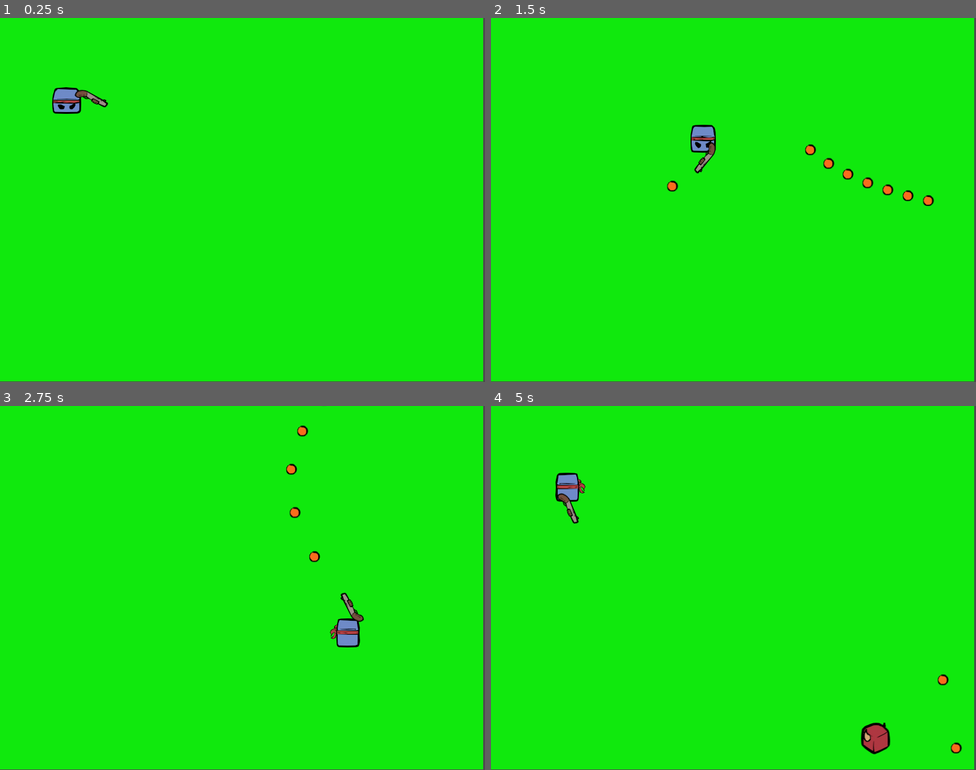
Above: before the commit, frames 1-4 (two rows, left to right).
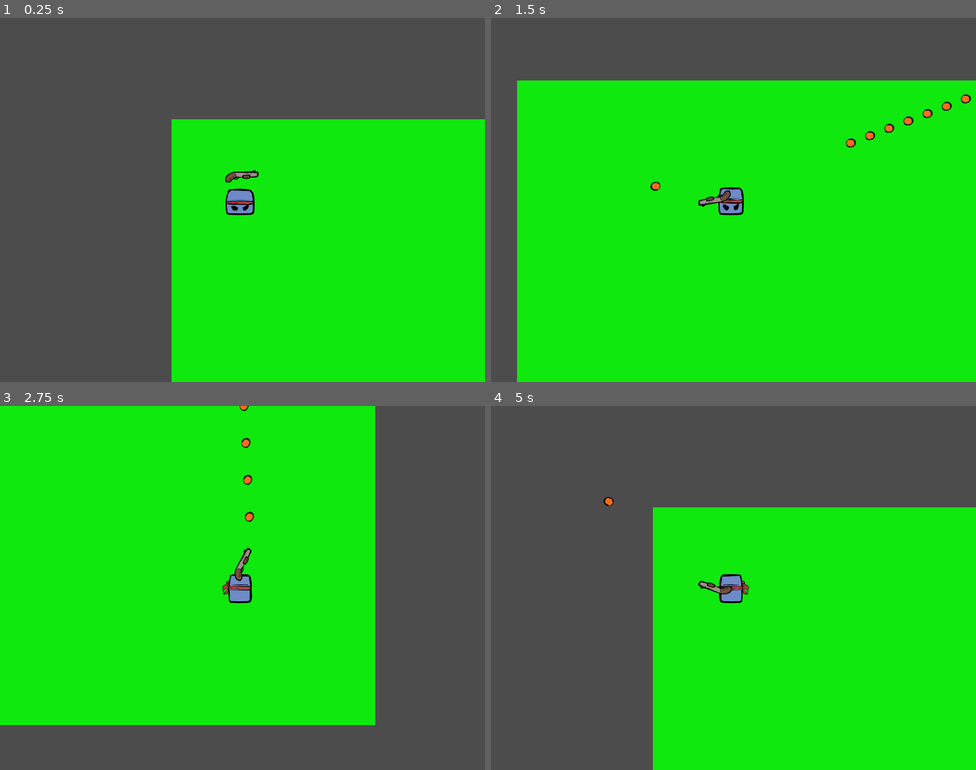
Above: after the commit, the same moments.

Repository: hipstarVenom/so-im-a-square
Game: Godot game, scene res://Scene/Main/main.tscn
Same seed, same stepped clock (60 frames per second), same inputs: the game is played once before the commit and once after it.
Inputs (mouse positions are in pixels of both pictures, inside the frame that each line leads up to):
- Up to frame 1 (0.25 s): no input
- Up to frame 2 (1.5 s): move the mouse to (840, 181) at 0.52 s; hold Right (ui_right) 0.53-1.28 s; hold Space (shoot) 0.53-1.28 s; move the mouse to (636, 218) at 1.27 s; hold Down (ui_down) from 1.28 s (still down); tap Space (shoot) at 1.35 s
- Up to frame 3 (2.75 s): move the mouse to (291, 507) at 2.02 s; release Down (ui_down) at 2.03 s; hold Right (ui_right) from 2.03 s (still down); hold Space (shoot) from 2.03 s (still down)
- Up to frame 4 (5 s): move the mouse to (709, 660) at 2.77 s; release Right (ui_right) at 2.78 s; release Space (shoot) at 2.78 s; hold Up (ui_up) 2.78-3.53 s; tap Space (shoot) at 2.85, 4.35 s; move the mouse to (879, 642) at 3.52 s; hold Space (shoot) 3.53-4.28 s; hold Left (ui_left) from 3.53 s (still down); move the mouse to (588, 533) at 4.27 s

The runs differ from the first frame. In frame 1, 54% of the frame differs, in the area x 0-100%, y 0-100%; in frame 2, 24%; in frame 3, 33%; in frame 4, 53%.

Commit message:
follow camera + optimize shoot

Diff:
--- a/so-i-am-a-square-so-what-/Code/Gun/bullet.gd
+++ b/so-i-am-a-square-so-what-/Code/Gun/bullet.gd
@@ -2,50 +2,42 @@
 
 @export var speed := 600
 @export var lifetime := 1.0
-@export var knockback_force := 120      # Knockback strength
-var direction: Vector2 = Vector2.ZERO
+@export var knockback_force := 120
+
+var direction := Vector2.ZERO
+
 
 func set_direction(dir: Vector2):
 	direction = dir.normalized()
 
+
 func _ready():
-	# Connect collision signals once
-	if not is_connected("area_entered", Callable(self, "_on_area_entered")):
-		connect("area_entered", Callable(self, "_on_area_entered"))
-	if not is_connected("body_entered", Callable(self, "_on_body_entered")):
-		connect("body_entered", Callable(self, "_on_body_entered"))
+	# Connect signals once
+	if not is_connected("body_entered", _on_body_entered):
+		connect("body_entered", _on_body_entered)
 
-	# Auto-despawn timer
+	# Despawn timer
 	var t := Timer.new()
 	t.wait_time = lifetime
 	t.one_shot = true
+	add_child(t)
 	t.timeout.connect(queue_free)
-	add_child(t)
 	t.start()
 
+
 func _physics_process(delta: float):
-	if direction != Vector2.ZERO:
-		global_position += direction * speed * delta
+	global_position += direction * speed * delta
 
-func _on_area_entered(_area: Area2D):
-	queue_free()
 
-func _on_body_entered(body: Node2D):
-	# Ignore player
+func _on_body_entered(body: Node):
 	if body.is_in_group("player"):
 		return
 
-	# Enemy hit
 	if body.is_in_group("enemy"):
 		if body.has_method("take_damage"):
 			body.take_damage(10)
 
-		# Apply knockback if the enemy supports it
 		if body.has_method("apply_knockback"):
 			body.apply_knockback(direction * knockback_force)
 
-		queue_free()
-		return
-
-	# Walls / props
 	queue_free()
--- a/so-i-am-a-square-so-what-/Code/Gun/gun.gd
+++ b/so-i-am-a-square-so-what-/Code/Gun/gun.gd
@@ -4,22 +4,18 @@
 @onready var muzzle: Node2D = $origin
 
 func shoot(direction: Vector2):
-	if not bullet_scene:
-		push_warning("No bullet scene assigned to gun")
+	if bullet_scene == null:
 		return
 
-	# Spawn bullet
-	var bullet = bullet_scene.instantiate()
+	# Instantiate bullet
+	var bullet := bullet_scene.instantiate()
 
-	# Add to main scene (recommended for projectiles)
-	var world = get_tree().current_scene
-	world.add_child(bullet)
+	# Add to world (best practice)
+	get_tree().current_scene.add_child(bullet)
 
-	# Position bullet at muzzle
-	bullet.global_position = muzzle.global_position if muzzle else global_position
+	# Position bullet
+	bullet.global_transform = muzzle.global_transform
 
-	# Set direction if supported
+	# Set direction
 	if bullet.has_method("set_direction"):
-		bullet.set_direction(direction.normalized())
-	else:
-		push_warning("Bullet scene missing set_direction() method")
+		bullet.set_direction(direction)
--- a/so-i-am-a-square-so-what-/Code/Player/player.gd
+++ b/so-i-am-a-square-so-what-/Code/Player/player.gd
@@ -3,69 +3,69 @@
 @onready var anim: AnimatedSprite2D = $AnimatedSprite2D
 @export var gun_scene: PackedScene
 
-# Fast-paced movement
+# Movement
 var speed := 320
 var last_move_dir := Vector2.DOWN
+
+# Gun
 var gun_instance: Node2D
-
-# Gun markers
 @onready var marker_up: Node2D = $up
 @onready var marker_down: Node2D = $down
 @onready var marker_left: Node2D = $left
 @onready var marker_right: Node2D = $right
 
-# Fast shooting
+# Shooting
 var can_shoot := true
-var shoot_cooldown := 0.10   # Fast shooting
+var shoot_cooldown := 0.10
+
 
 func _ready():
 	if gun_scene:
-		gun_instance = gun_scene.instantiate() as Node2D
+		gun_instance = gun_scene.instantiate()
 		add_child(gun_instance)
 
-func _physics_process(_delta: float) -> void:
+
+func _physics_process(delta: float) -> void:
+	_process_movement()
+	_process_aiming()
+	_process_shooting()
+
+
+# ---------------------------------------------------------
+# MOVEMENT
+# ---------------------------------------------------------
+func _process_movement():
 	velocity = Vector2.ZERO
 
-	# Movement input
-	if Input.is_action_pressed("ui_right"): velocity.x += 1
-	if Input.is_action_pressed("ui_left"):  velocity.x -= 1
-	if Input.is_action_pressed("ui_down"): velocity.y += 1
-	if Input.is_action_pressed("ui_up"):   velocity.y -= 1
+	if Input.is_action_pressed("ui_right"):
+		velocity.x += 1
+	if Input.is_action_pressed("ui_left"):
+		velocity.x -= 1
+	if Input.is_action_pressed("ui_down"):
+		velocity.y += 1
+	if Input.is_action_pressed("ui_up"):
+		velocity.y -= 1
 
 	if velocity != Vector2.ZERO:
 		velocity = velocity.normalized() * speed
-		_play_move_animation(velocity)
 		last_move_dir = velocity.normalized()
+		_play_move_animation(last_move_dir)
 	else:
 		_play_idle_animation(last_move_dir)
 
 	move_and_slide()
 
-	# Aim toward mouse
-	var mouse_dir = (get_global_mouse_position() - global_position).normalized()
-	_update_gun_position(mouse_dir)
 
-	# Shooting
-	if Input.is_action_pressed("shoot") and can_shoot:
-		if gun_instance and gun_instance.has_method("shoot"):
-			gun_instance.shoot(mouse_dir)
-			_start_shoot_cooldown()
-
-# -----------------------------
-# Shooting cooldown
-# -----------------------------
-func _start_shoot_cooldown():
-	can_shoot = false
-	await get_tree().create_timer(shoot_cooldown).timeout
-	can_shoot = true
-
-# -----------------------------
-# 4-Direction Gun Positioning
-# -----------------------------
-func _update_gun_position(dir: Vector2):
+# ---------------------------------------------------------
+# AIMING
+# ---------------------------------------------------------
+func _process_aiming():
 	if not gun_instance:
 		return
 
+	var dir := (get_global_mouse_position() - global_position).normalized()
+
+	# pick horizontal/vertical marker
 	if abs(dir.x) > abs(dir.y):
 		gun_instance.position = marker_right.position if dir.x > 0 else marker_left.position
 	else:
@@ -73,45 +73,65 @@
 
 	gun_instance.rotation = dir.angle()
 
-# -----------------------------
-# 8-Direction Animations
-# -----------------------------
+
+# ---------------------------------------------------------
+# SHOOTING
+# ---------------------------------------------------------
+func _process_shooting():
+	if can_shoot and Input.is_action_pressed("shoot") and gun_instance:
+		var mouse_dir := (get_global_mouse_position() - global_position).normalized()
+		gun_instance.shoot(mouse_dir)
+		_start_shoot_cooldown()
+
+
+func _start_shoot_cooldown():
+	can_shoot = false
+	await get_tree().create_timer(shoot_cooldown).timeout
+	can_shoot = true
+
+
+# ---------------------------------------------------------
+# ANIMATIONS (optimized)
+# ---------------------------------------------------------
 func _play_move_animation(dir: Vector2):
-	var threshold = 0.5
+	anim.flip_h = dir.x < 0
+	var t := 0.5
 
-	if abs(dir.x) < threshold and dir.y < -threshold:
-		anim.play("move_up"); anim.flip_h = false
-	elif abs(dir.x) < threshold and dir.y > threshold:
-		anim.play("move_down"); anim.flip_h = false
-	elif dir.x > threshold and abs(dir.y) < threshold:
-		anim.play("move_right"); anim.flip_h = false
-	elif dir.x < -threshold and abs(dir.y) < threshold:
-		anim.play("move_right"); anim.flip_h = true
-	elif dir.x > threshold and dir.y < -threshold:
-		anim.play("move_up_right"); anim.flip_h = false
-	elif dir.x < -threshold and dir.y < -threshold:
-		anim.play("move_up_right"); anim.flip_h = true
-	elif dir.x > threshold and dir.y > threshold:
-		anim.play("move_down_right"); anim.flip_h = false
-	elif dir.x < -threshold and dir.y > threshold:
-		anim.play("move_down_right"); anim.flip_h = true
+	if abs(dir.x) < t and dir.y < -t:
+		anim.play("move_up")
+	elif abs(dir.x) < t and dir.y > t:
+		anim.play("move_down")
+	elif dir.x > t and abs(dir.y) < t:
+		anim.play("move_right")
+	elif dir.x < -t and abs(dir.y) < t:
+		anim.play("move_right")  # flip makes it left
+	elif dir.x > t and dir.y < -t:
+		anim.play("move_up_right")
+	elif dir.x < -t and dir.y < -t:
+		anim.play("move_up_right")
+	elif dir.x > t and dir.y > t:
+		anim.play("move_down_right")
+	elif dir.x < -t and dir.y > t:
+		anim.play("move_down_right")
+
 
 func _play_idle_animation(dir: Vector2):
-	var threshold = 0.5
+	anim.flip_h = dir.x < 0
+	var t := 0.5
 
-	if abs(dir.x) < threshold and dir.y < -threshold:
-		anim.play("idle_up"); anim.flip_h = false
-	elif abs(dir.x) < threshold and dir.y > threshold:
-		anim.play("idle_down"); anim.flip_h = false
-	elif dir.x > threshold and abs(dir.y) < threshold:
-		anim.play("idle_left_right"); anim.flip_h = false
-	elif dir.x < -threshold and abs(dir.y) < threshold:
-		anim.play("idle_left_right"); anim.flip_h = true
-	elif dir.x > threshold and dir.y < -threshold:
-		anim.play("idle_up_right"); anim.flip_h = false
-	elif dir.x < -threshold and dir.y < -threshold:
-		anim.play("idle_up_right"); anim.flip_h = true
-	elif dir.x > threshold and dir.y > threshold:
-		anim.play("idle_down_right"); anim.flip_h = false
-	elif dir.x < -threshold and dir.y > threshold:
-		anim.play("idle_down_right"); anim.flip_h = true
+	if abs(dir.x) < t and dir.y < -t:
+		anim.play("idle_up")
+	elif abs(dir.x) < t and dir.y > t:
+		anim.play("idle_down")
+	elif dir.x > t and abs(dir.y) < t:
+		anim.play("idle_left_right")
+	elif dir.x < -t and abs(dir.y) < t:
+		anim.play("idle_left_right")
+	elif dir.x > t and dir.y < -t:
+		anim.play("idle_up_right")
+	elif dir.x < -t and dir.y < -t:
+		anim.play("idle_up_right")
+	elif dir.x > t and dir.y > t:
+		anim.play("idle_down_right")
+	elif dir.x < -t and dir.y > t:
+		anim.play("idle_down_right")
--- a/so-i-am-a-square-so-what-/Scene/Main/main.tscn
+++ b/so-i-am-a-square-so-what-/Scene/Main/main.tscn
@@ -18,6 +18,3 @@
 
 [node name="player" parent="." instance=ExtResource("1_ajaps")]
 position = Vector2(117, 133)
-
-[node name="Camera2D" type="Camera2D" parent="."]
-position = Vector2(403, 300)
--- a/so-i-am-a-square-so-what-/Scene/Player/player.tscn
+++ b/so-i-am-a-square-so-what-/Scene/Player/player.tscn
@@ -368,3 +368,5 @@
 
 [node name="CollisionShape2D" type="CollisionShape2D" parent="CharacterBody2D"]
 shape = SubResource("CircleShape2D_67a6e")
+
+[node name="Camera2D" type="Camera2D" parent="CharacterBody2D"]
